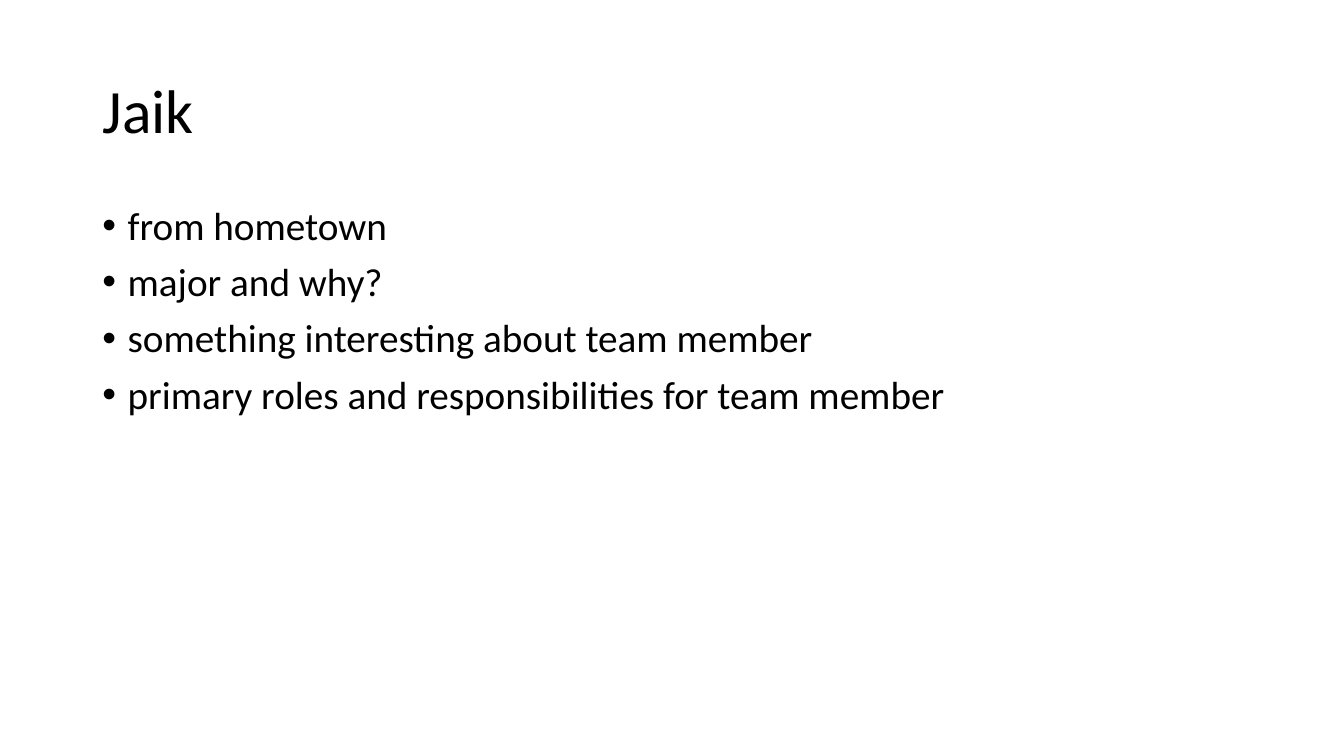
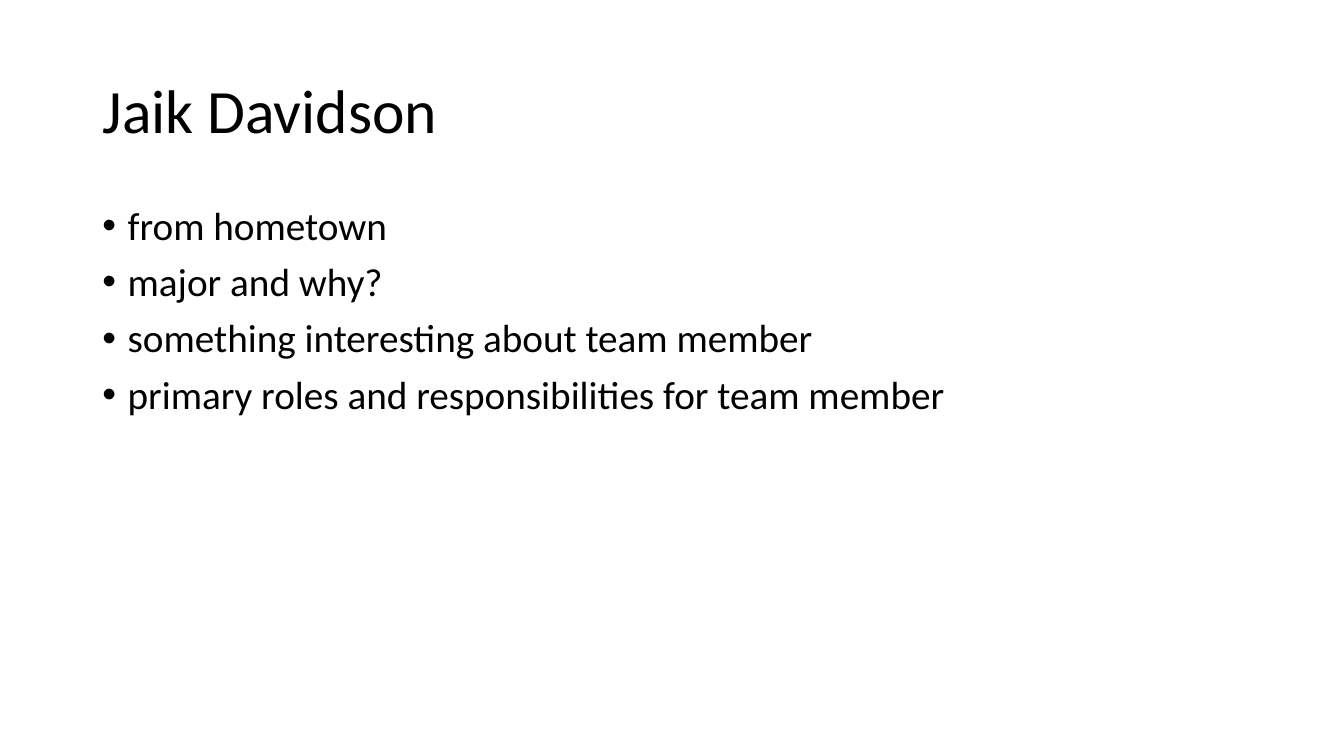
Before and after one commit to antoinemcabee/Mario-Bros., a slide deck: slide 6 of progressreport.pptx. Drawn at 1344x756 pixels with LibreOffice and Linux fonts; fonts in the diff are those of the drawing. Boxes give left, top, right and bottom in pixels: in the first picture for what was removed or moved away, otherwise in the second. Text is boxed around its words. In the diff, an @@ line names an element or a change of style, - is before the commit and + after.

```diff
--- a/progressreport.pptx
+++ b/progressreport.pptx
@@ title at [102, 90, 437, 134]: text changed @@
-Jaik
+Jaik Davidson
```
Also in this commit, not shown: 2 other slides changed.
